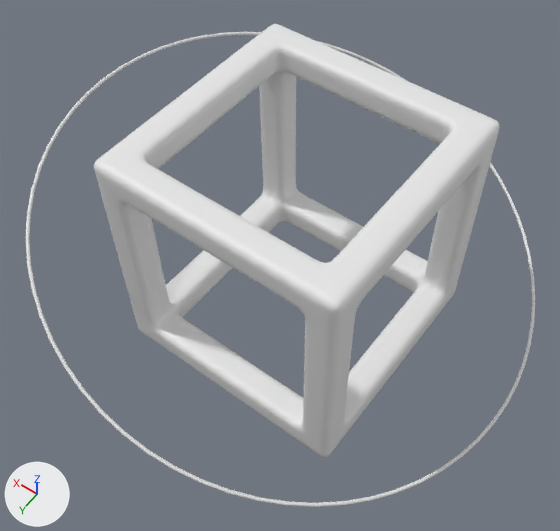
Two versions of the glTF model public/glb/Info.glb, one commit apart.
Camera for both pictures: a 50 mm camera at (-1.6, 2.43, -0.05) aimed at (0.02, 0.17, -3.6). Arrows for +X, +Y and +Z are at lower left; the lights stay in place.
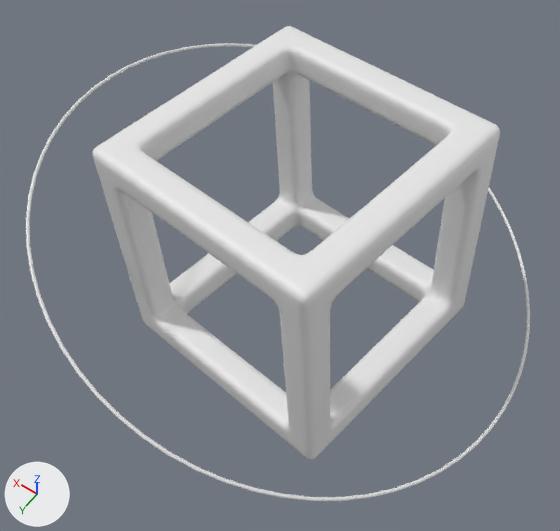
Pixel boxes [x1, y1, x2, y2] of what changed, in the pictures (560 x 531 px):
'Cube', turned
    before: [94, 24, 500, 457]
    after: [92, 26, 500, 460]
'Torus', turned
    before: [26, 32, 535, 507]
    after: [26, 43, 530, 501]

The change in detail:
Object 'Cube' (ob_cube) turns from (-0.1, 89, 178) to (-0.4, 86, 172) degrees about x, y and z.
Object 'Torus' (ob_torus) turns from (179, -19, 0.3) to (-174, -18, -1.7) degrees about x, y and z.
